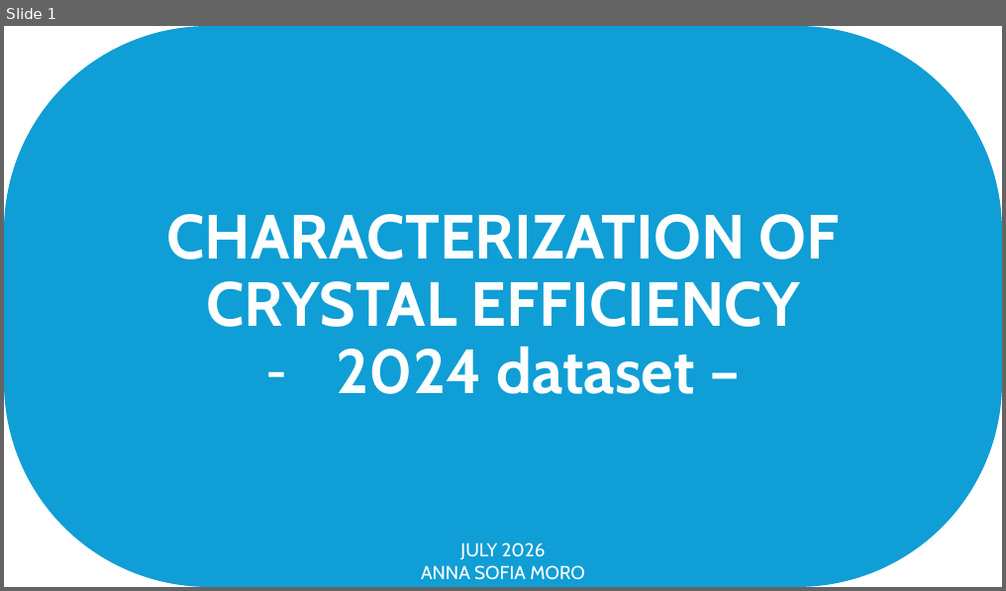
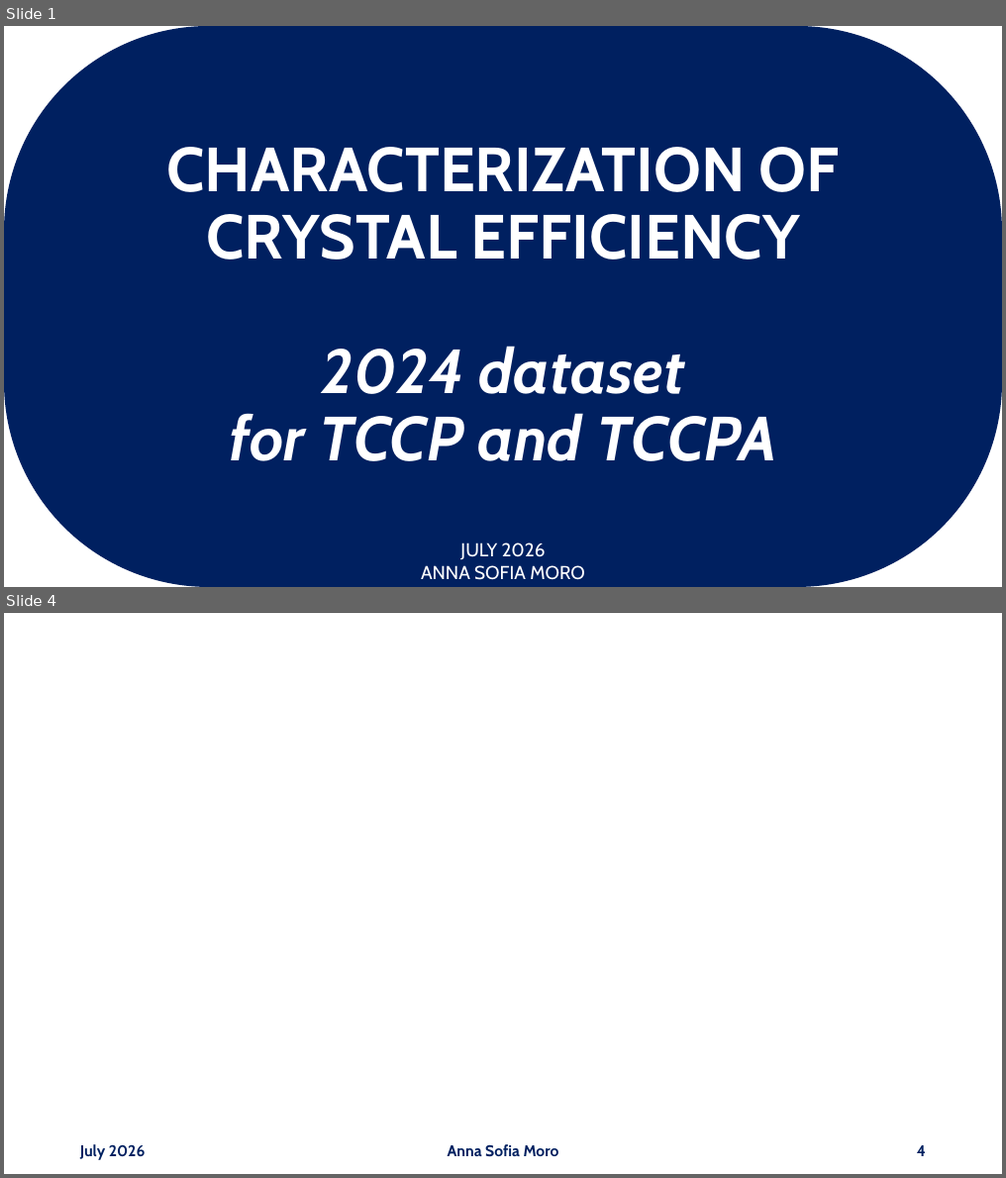
Before and after one commit to annaasofia/tesi, a slide deck: slides/week2.pptx. Shown one above the other, each under a label of ours: slide 1 before the commit, slides 1 and 4 after it; the slides between them are not shown. The pictures are 1006x591 and 1006x1178 pixels, drawn with LibreOffice and Linux fonts; fonts in the diff are those of the drawing; grey boxes stand for pictures. Boxes give left, top, right and bottom in pixels: in the first picture for what was removed or moved away, otherwise in the second. Text is boxed around its words. In the diff, an @@ line names an element or a change of style, - is before the commit and + after.

```diff
--- a/slides/week2.pptx
+++ b/slides/week2.pptx
@@ slide 4 added at <box>4,613,1002,1174</box>, background #FFFFFF @@
@@ text added at <box>80,1145,146,1160</box>, 15 pt, text #002060, bold @@
+July 2026
@@ text added at <box>448,1145,559,1157</box>, 15 pt, text #002060, bold @@
+Anna Sofia Moro
@@ page number added at <box>917,1146,926,1157</box>, 15 pt, text #002060, bold @@
+4
@@ slide 1 changed as well @@
@@ rounded rectangle "CHARACTERIZATION OF CRYSTAL EFFICIENCY" at <box>4,26,1002,587</box>: fill #0F9ED5 to #002060 @@
@@ text in rounded rectangle at <box>229,346,776,462</box>: text changed; italic on @@
-– 2024 dataset –
+2024 dataset
+for TCCP and TCCPA
```
Also in this commit, not shown: 2 other slides changed, 12 other slides added, 1 other file.
